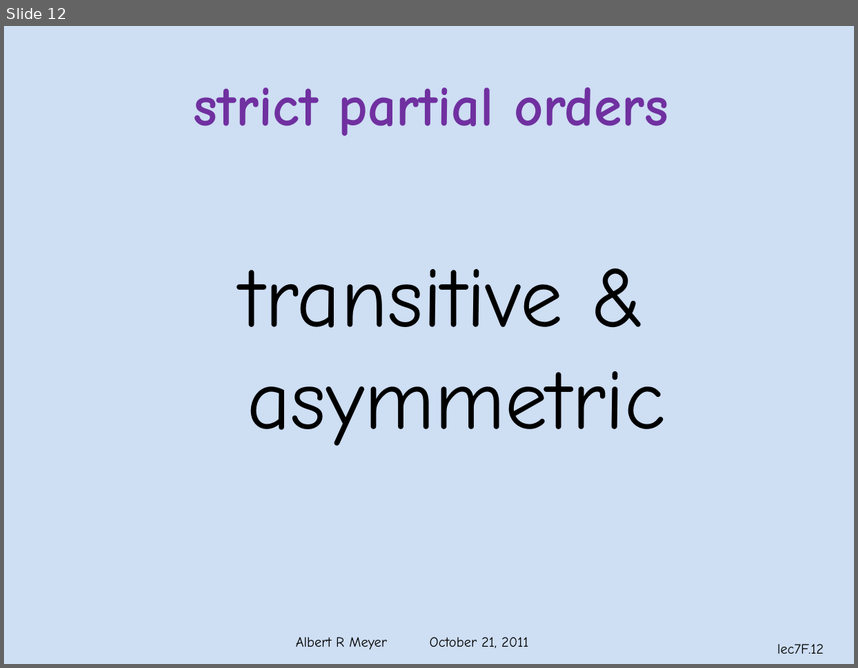
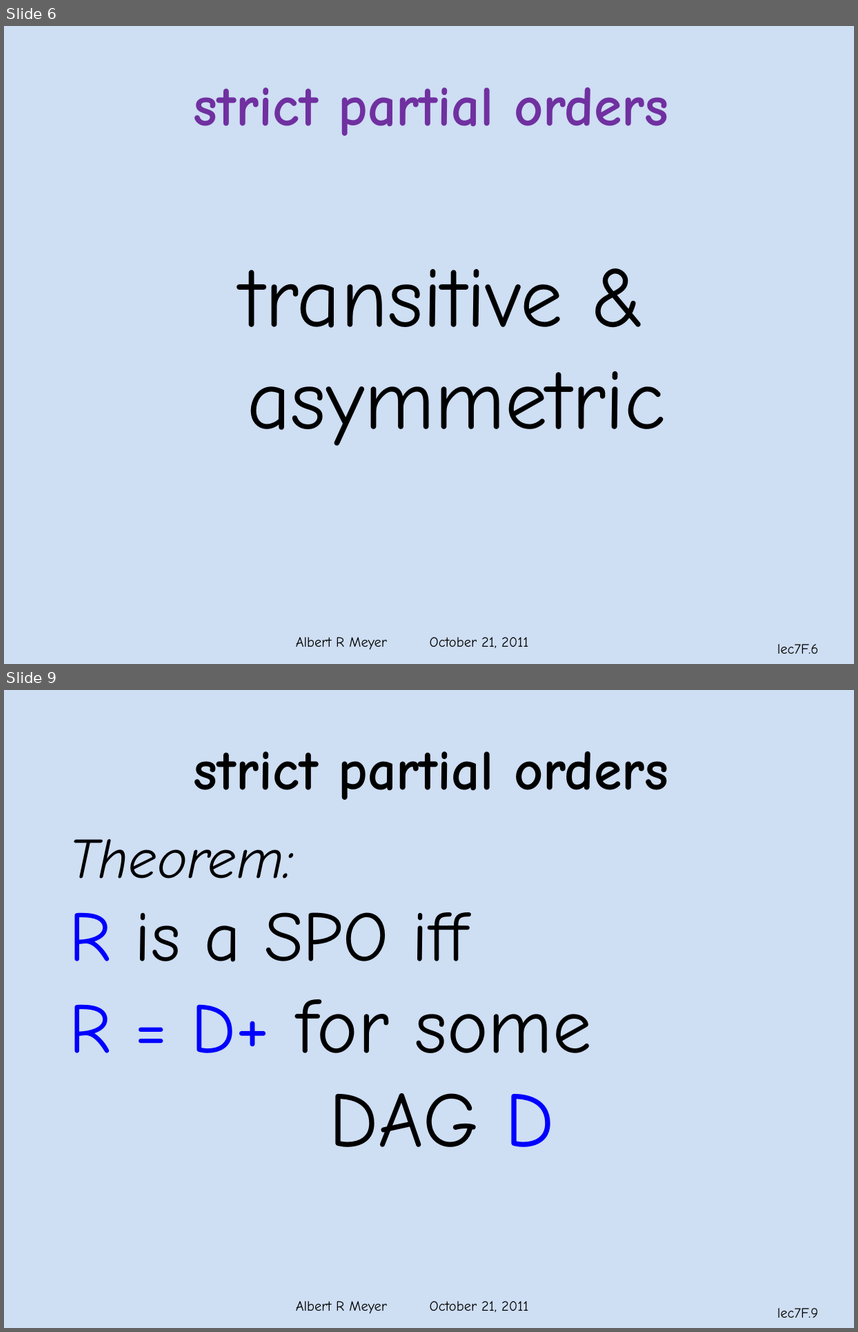
Before and after one commit to armeyer/mcs_web, a slide deck: fall11/slidesF11/slides7f.pptx. Shown one above the other, each under a label of ours: slide 12 before the commit, slides 6 and 9 after it; the slides between them are not shown. The pictures are 858x668 and 858x1332 pixels, drawn with LibreOffice and Linux fonts; fonts in the diff are those of the drawing; background and template pictures are left out. Boxes give left, top, right and bottom in pixels: in the first picture for what was removed or moved away, otherwise in the second. Text is boxed around its words. In the diff, an @@ line names an element or a change of style, - is before the commit and + after.

```diff
--- a/fall11/slidesF11/slides7f.pptx
+++ b/fall11/slidesF11/slides7f.pptx
@@ slide 9 added at box(4, 690, 854, 1328), background #C6D9F1 at 85% opacity; not listed: 2 template elements that a slide beside it also shows @@
@@ title added at box(194, 751, 668, 800), 48 pt, text #000000, bold @@
+strict partial orders
@@ text added at box(69, 839, 592, 1147), 60 pt, text #000000 @@
+Theorem:
+R is a SPO iff
+R = D+ for some
+DAG D
@@ what was slide 12 is now slide 6 @@
@@ page number at box(777, 644, 819, 653): text changed @@
-lec7F.12
+lec7F.6
```
Also in this commit, not shown: 4 slides changed, 2 other slides added, 4 slides removed, 1 other file.
